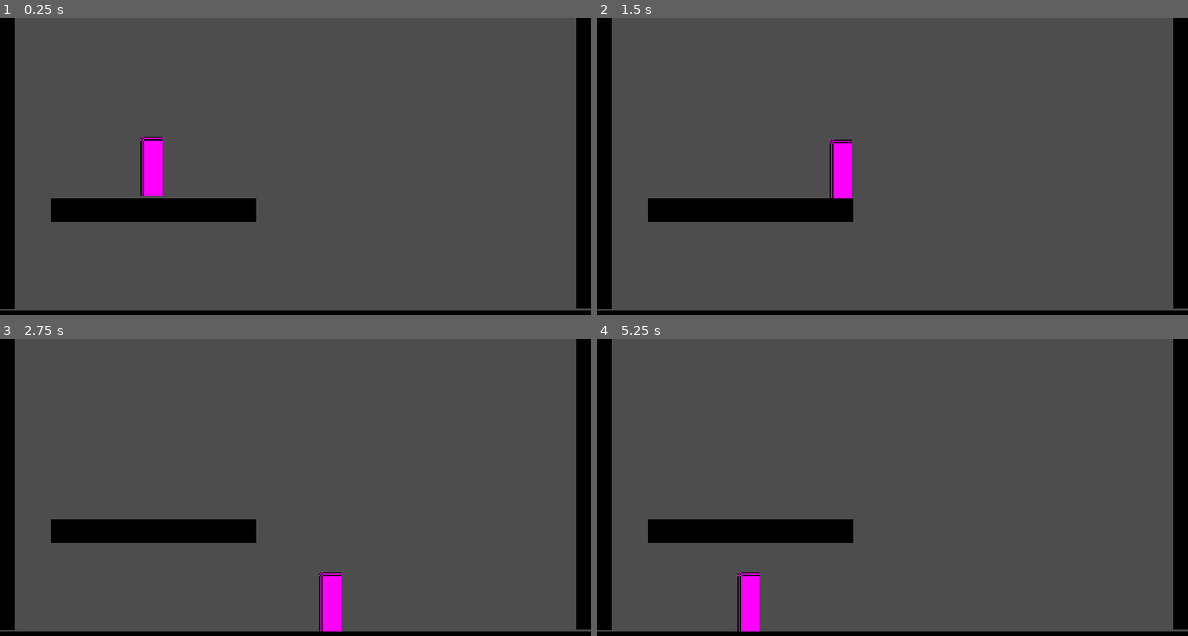
Above: before the commit, frames 1-4 (two rows, left to right).
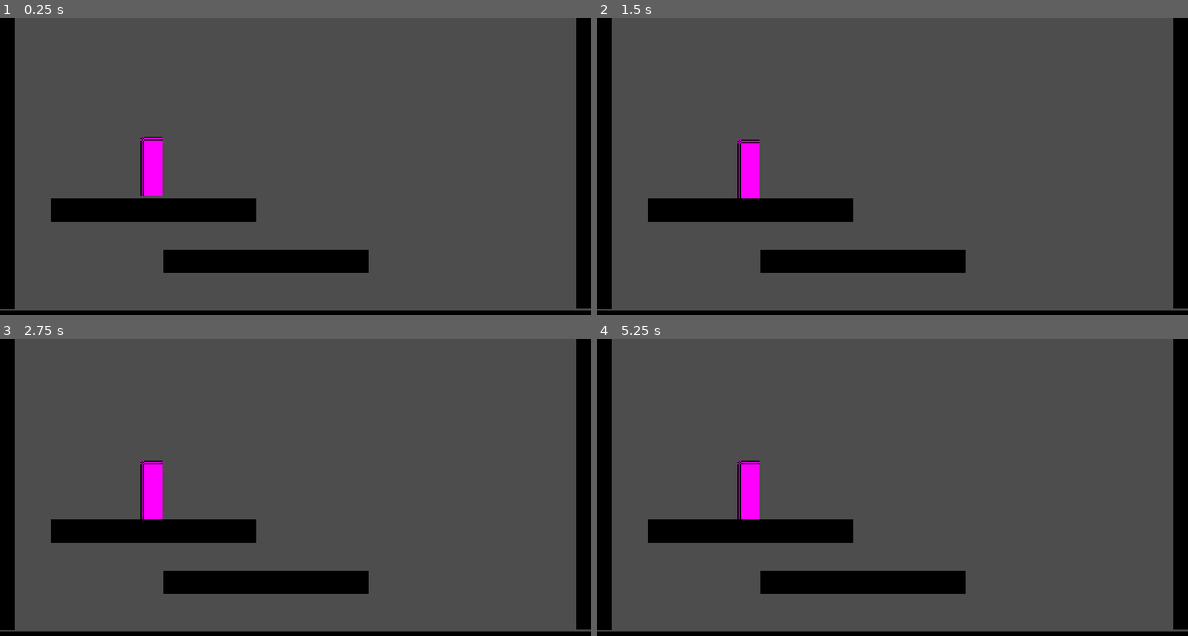
Above: after the commit, the same moments.

Repository: martynpie/metroidvania-forge
Game: Godot game, scene res://playground.tscn
The game is run twice, just before and just after one commit, with the same random seed, the same clock (stepped at 60 frames per second) and the same inputs.
Inputs:
- Up to frame 1 (0.25 s): no input
- Up to frame 2 (1.5 s): hold D (right) 0.53-1.28 s; hold S (down) from 1.28 s (still down)
- Up to frame 3 (2.75 s): tap Enter at 2 s; release S (down) at 2.03 s; hold D (right) from 2.03 s (still down)
- Up to frame 4 (5.25 s): release D (right) at 2.78 s; hold W (up) 2.78-3.53 s; tap Space at 3.5 s; hold A (left) 3.53-5.03 s; hold S (down) from 5.03 s (still down)

The runs differ from the first frame. In frame 1, 2.7% of the frame differs, in the area x 27-63%, y 78-86%; in frame 2, 4.2%; in frame 3, 3.9%; in frame 4, 4.2%, in the area x 23-63%, y 40-99%.

Commit message:
Chapter 01 Ep 02 - Building Player State Machine
Run and Idle, plus the guts of the FSM

Diff:
--- a/player/player.tscn
+++ b/player/player.tscn
@@ -1,6 +1,8 @@
-[gd_scene load_steps=4 format=3 uid="uid://cfa3xni5hj64u"]
+[gd_scene load_steps=6 format=3 uid="uid://cfa3xni5hj64u"]
 
 [ext_resource type="Script" uid="uid://dtbosehmi0bt2" path="res://player/scripts/player.gd" id="1_oul6g"]
+[ext_resource type="Script" uid="uid://55xw6dqq6fdy" path="res://player/states/idle.gd" id="2_rkbax"]
+[ext_resource type="Script" uid="uid://bvtccng77ab6g" path="res://player/states/run.gd" id="3_g1dw6"]
 
 [sub_resource type="PlaceholderTexture2D" id="PlaceholderTexture2D_kqu6x"]
 size = Vector2(18, 48)
@@ -19,3 +21,11 @@
 position = Vector2(0, -23)
 shape = SubResource("RectangleShape2D_oul6g")
 debug_color = Color(0, 0.6, 0.69803923, 0.21960784)
+
+[node name="States" type="Node" parent="."]
+
+[node name="Idle" type="Node" parent="States"]
+script = ExtResource("2_rkbax")
+
+[node name="Run" type="Node" parent="States"]
+script = ExtResource("3_g1dw6")
--- a/player/scripts/player.gd
+++ b/player/scripts/player.gd
@@ -1,16 +1,84 @@
 class_name Player extends CharacterBody2D
 
-func _process( delta : float ) -> void:
+#region /// State Machine Variables
+var states : Array[ PlayerState ]
+var current_state : PlayerState :
+	get : return states.front() #dot front returns the first element of the array
+var previous_state : PlayerState :
+	get : return states[ 1 ] #returns the state in array position 2 (obvs posn 1 is index zero)
+#endregion
 
+#region /// standard variables
+var direction : Vector2 = Vector2.ZERO
+var gravity : float = 981
+#endregion
+
+
+func _ready() -> void:
+	#initialise states
+	initialise_states()
+	pass
+
+
+func _unhandled_input(event: InputEvent) -> void:
+	change_state( current_state.handle_input( event ) )
+
+
+func _process( _delta : float ) -> void:
+	update_direction()
+	change_state( current_state.process( _delta ) )
 	pass
 
 
 func _physics_process( _delta : float ) -> void:
-	velocity.x = 0
-	if Input.is_action_pressed( "left" ):
-		velocity.x = -100
-	elif Input.is_action_pressed( "right" ):
-		velocity.x = 100
-	velocity.y = velocity.y + 981 * _delta
+	velocity.y += gravity * _delta
 	move_and_slide()
+	change_state( current_state.physics_process( _delta ) )
 	pass
+
+
+func initialise_states() -> void:
+	states = []
+	#gather all the states
+	for c in $States.get_children():
+		if c is PlayerState:
+			states.append( c )
+			c.player = self #refers to the class name of this script, i.e. Player
+		pass
+
+	if states.size() == 0:
+		print("no states detected")
+		return #this would break the function early if there were no states - otherwise setting the first state would bug the game out
+
+
+	#initialise all the states
+	for state in states:
+		state.init() #calls the init function in the state script
+
+	#set our first state
+	change_state( current_state )
+	current_state.enter()
+	pass
+
+
+func change_state( new_state : PlayerState ) -> void:
+	if new_state == null:
+		return
+	elif new_state == current_state:
+		return
+
+	if current_state: #short for "if current state is a valid state", so we can proceed to exit and change to next state
+		current_state.exit()
+
+	states.push_front( new_state ) #push front is a sausage machine function for arrays, putting the new state to the front and shunting everything else to suit
+	current_state.enter()
+	states.resize( 3 ) #keeps the size of the states array at 3, so we're not just adding thousands of states
+	pass
+
+
+func update_direction() -> void:
+	#var prev_direction : Vector2 = direction
+	direction = Input.get_vector( "left" , "right" , "up" , "down" )
+
+	#do more stuff later
+	pass
--- /dev/null
+++ b/player/states/00_player_state.gd
@@ -0,0 +1,36 @@
+#This script defines what a state needs to perform
+@icon( "res://player/states/state.svg" )
+class_name PlayerState extends Node
+
+var player : Player #a variable that HAS to be of Class 'Player' - this is strict player
+var next_state : PlayerState
+
+#region /// state references
+# reference to all other states
+#endregion
+
+#What happens when this state is initialised?
+func init() -> void:
+	pass
+
+#What happens when we enter this state?
+func enter() -> void:
+	pass
+
+#What happens when we exit this state?
+func exit() -> void:
+	pass
+
+#What happens when an input is pressed?
+func handle_input( _event : InputEvent ) -> PlayerState:
+
+	return next_state
+
+#What happens each process tick in this state?
+func process( _delta: float ) -> PlayerState:
+	return next_state
+
+#What happens each physics_process tick in this state?
+func physics_process( _delta: float ) -> PlayerState:
+
+	return next_state
--- /dev/null
+++ b/player/states/idle.gd
@@ -0,0 +1,28 @@
+class_name PlayerStateIdle extends PlayerState
+
+
+#What happens when this state is initialised?
+func init() -> void:
+	pass
+
+#What happens when we enter this state?
+func enter() -> void:
+	pass
+
+#What happens when we exit this state?
+func exit() -> void:
+	pass
+
+#What happens when an input is pressed?
+func handle_input( _event : InputEvent ) -> PlayerState:
+
+	return next_state
+
+#What happens each process tick in this state?
+func process( _delta: float ) -> PlayerState:
+	return next_state
+
+#What happens each physics_process tick in this state?
+func physics_process( _delta: float ) -> PlayerState:
+
+	return next_state
--- /dev/null
+++ b/player/states/run.gd
@@ -0,0 +1,28 @@
+class_name PlayerStateRun extends PlayerState
+
+
+#What happens when this state is initialised?
+func init() -> void:
+	pass
+
+#What happens when we enter this state?
+func enter() -> void:
+	pass
+
+#What happens when we exit this state?
+func exit() -> void:
+	pass
+
+#What happens when an input is pressed?
+func handle_input( _event : InputEvent ) -> PlayerState:
+
+	return next_state
+
+#What happens each process tick in this state?
+func process( _delta: float ) -> PlayerState:
+	return next_state
+
+#What happens each physics_process tick in this state?
+func physics_process( _delta: float ) -> PlayerState:
+
+	return next_state
--- /dev/null
+++ b/player/states/state.svg
@@ -0,0 +1,15 @@
+<svg width="16" height="16" viewBox="0 0 16 16" fill="none" xmlns="http://www.w3.org/2000/svg">
+<g clip-path="url(#clip0_3311_68)">
+<circle cx="8" cy="8" r="8" fill="#505050"/>
+<circle cx="8" cy="8" r="5" fill="#FF4A4A"/>
+<path d="M6 1V6H1L6 1Z" fill="#E5E5E5"/>
+<path d="M16 11V16H11L16 11Z" fill="#FF4A4A"/>
+<path d="M5 4L1 0H0V1L4 5L5 4Z" fill="#E5E5E5"/>
+<path d="M11 10L10 11L14 15L15 14L11 10Z" fill="#FF4A4A"/>
+</g>
+<defs>
+<clipPath id="clip0_3311_68">
+<rect width="16" height="16" fill="white"/>
+</clipPath>
+</defs>
+</svg>
--- a/playground.tscn
+++ b/playground.tscn
@@ -55,5 +55,15 @@
 [node name="CollisionShape2D" type="CollisionShape2D" parent="Sprite2D2/StaticBody2D"]
 shape = SubResource("RectangleShape2D_wt17y")
 
+[node name="Sprite2D5" type="Sprite2D" parent="."]
+position = Vector2(216, 198)
+scale = Vector2(5.2031236, 0.59374994)
+texture = SubResource("GradientTexture2D_rupst")
+
+[node name="StaticBody2D" type="StaticBody2D" parent="Sprite2D5"]
+
+[node name="CollisionShape2D" type="CollisionShape2D" parent="Sprite2D5/StaticBody2D"]
+shape = SubResource("RectangleShape2D_wt17y")
+
 [node name="Player" parent="." instance=ExtResource("1_rupst")]
 position = Vector2(123, 112)
Not shown, added: player/states/00_player_state.gd.uid
Not shown, added: player/states/idle.gd.uid
Not shown, added: player/states/run.gd.uid
Not shown, added: player/states/state.svg.import
Not shown, added: player/.DS_Store
